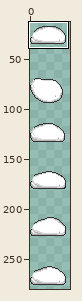
A pixel-art file gets an edit: PlayerHandling/TumSprites/Tum14/bare.aseprite. Above: a wide view before the commit, with the close-up outlined.
Close-up. Before:
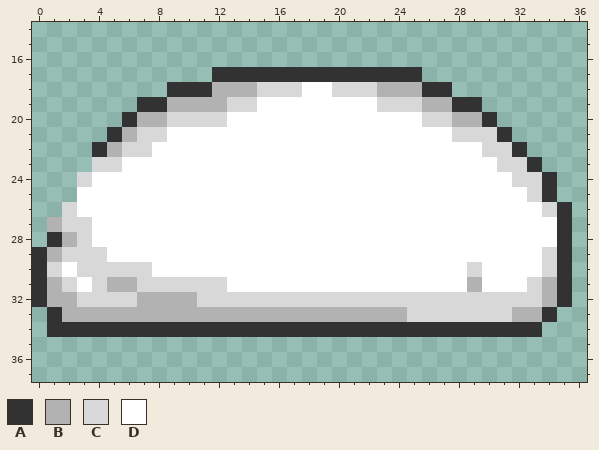
55x288 pixels, 1 frame. Shown: x 0..36, y 14..37. The wide view leaves out empty margins.
Palette (. is transparent): A #323232  B #b2b2b2  C #d8d8d8  D #ffffff
Pixels before, first column x 0:
17 ............AAAAAAAAAAAAAA..........
18 .........AAABBBCCCDDCCCBBBAA........
19 .......AABBBBCCDDDDDDDDCCCBBAA......
20 ......ABBCCCCDDDDDDDDDDDDDCCBBA.....
21 .....ABCCDDDDDDDDDDDDDDDDDDDCCCA....
22 ....ABCCDDDDDDDDDDDDDDDDDDDDDDCCA...
23 ....CCDDDDDDDDDDDDDDDDDDDDDDDDDCCA..
24 ...CDDDDDDDDDDDDDDDDDDDDDDDDDDDDCCA.
25 ...DDDDDDDDDDDDDDDDDDDDDDDDDDDDDDCA.
26 ..CDDDDDDDDDDDDDDDDDDDDDDDDDDDDDDDCA
27 .BCCDDDDDDDDDDDDDDDDDDDDDDDDDDDDDDDA
28 .ABCDDDDDDDDDDDDDDDDDDDDDDDDDDDDDDDA
29 ABCCCDDDDDDDDDDDDDDDDDDDDDDDDDDDDDCA
30 ACDCCCCCDDDDDDDDDDDDDDDDDDDDDCDDDDCA
31 ABCDCBBCCCCCCDDDDDDDDDDDDDDDDBDDDCBA
32 ABBCCCCBBBBCCCCCCCCCCCCCCCCCCCCCCCBA
33 .ABBBBBBBBBBBBBBBBBBBBBBBCCCCCCCBBA.
34 .AAAAAAAAAAAAAAAAAAAAAAAAAAAAAAAAA..
Once edited:
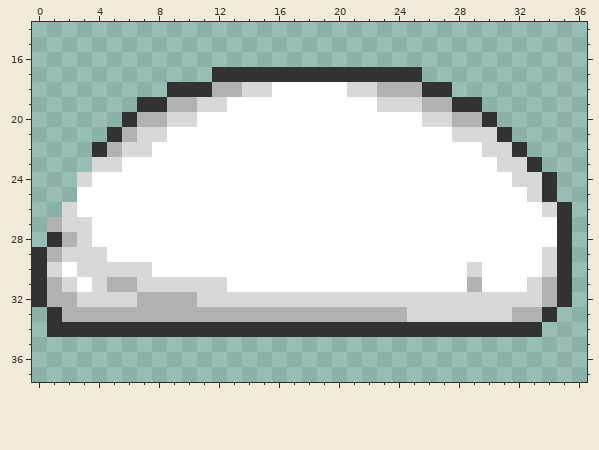
From old to new:
Changed rows in their new state; - is an unchanged pixel.
first column x 11:
18 ---C-DD--D
19 CCDD------
20 DD--------
Pixel boxes of the changes (left, top, right, bottom) in both close-ups:
changed: (197, 82, 347, 127)
